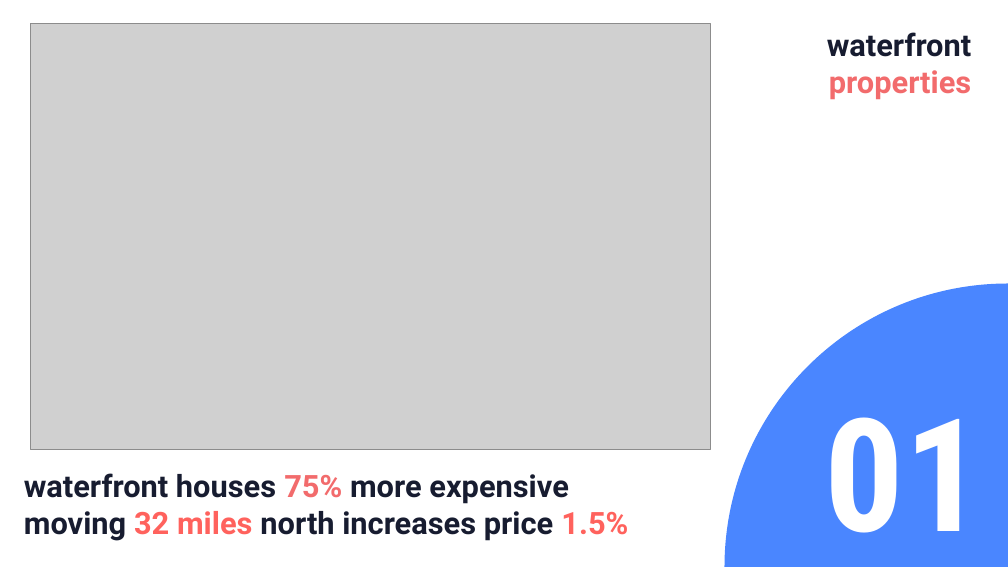
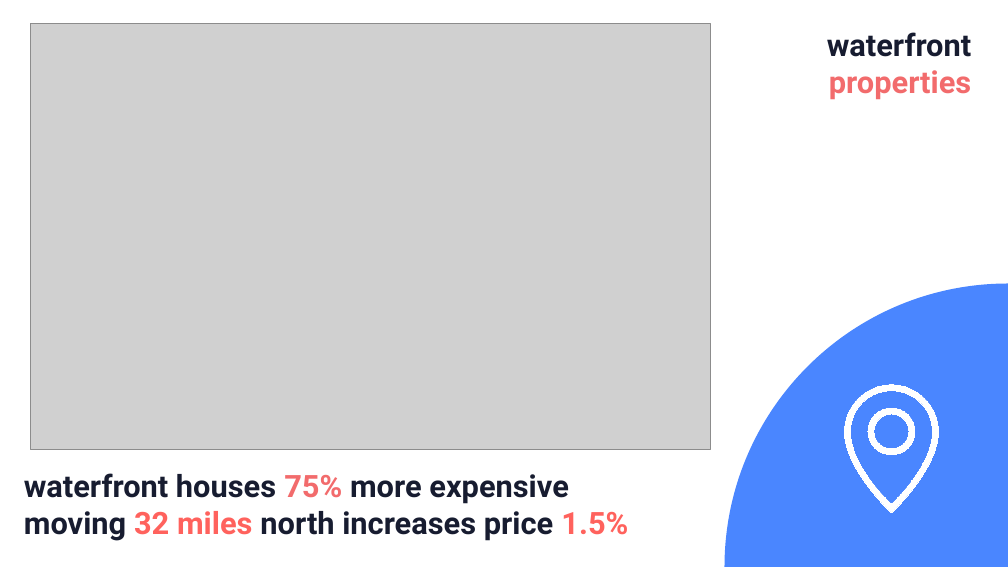
Before and after one commit to bartomolina/dsmod1project, a slide deck: slide 6 of presentation.pptx (slide 7 before the commit). Drawn at 1008x567 pixels with LibreOffice and Linux fonts; fonts in the diff are those of the drawing; grey boxes stand for pictures. Boxes give left, top, right and bottom in pixels: in the first picture for what was removed or moved away, otherwise in the second. Text is boxed around its words. In the diff, an @@ line names an element or a change of style, - is before the commit and + after.

```diff
--- a/presentation.pptx
+++ b/presentation.pptx
@@ freeform shape added at box(845, 385, 938, 513), fill #FFFFFF, outline #FFFFFF 0.75 pt @@
@@ text removed at box(825, 417, 984, 533) @@
-01
```
Also in this commit, not shown: 6 other slides changed, 1 slide removed.
